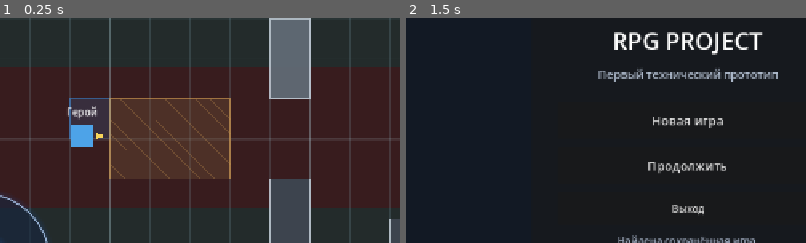
Above: before the commit, frames 1-2 (left to right).
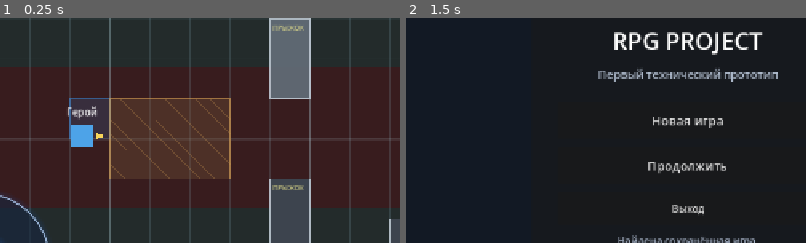
Above: after the commit, the same moments.

Repository: eretenkodaniil16-rgb/rpg-project
Game: Godot game, scene res://scenes/game/game.tscn
Two runs of this game, one before a commit and one after it. Both use one fixed random seed, a clock stepped at 60 frames per second and the inputs below. This scene is started directly instead of the project's main scene.
Inputs:
- Up to frame 1 (0.25 s): no input
- Up to frame 2 (1.5 s): click "ДЕЙСТВИЕ" at 0.5 s; click "МЕНЮ" at 1.25 s
The pictures show only the part of the screen within x 15-65%, y 24-74%; the shares and areas given below are measured in that part.

The runs differ from the first frame. In frame 1, 0.3% of the frame differs, in the area x 68-76%, y 3-77%; in frame 2, nothing differs.

Commit message:
fix: make obstacle cells physical and jump-aware

Diff:
--- a/scripts/game/combat_environment.gd
+++ b/scripts/game/combat_environment.gd
@@ -4,14 +4,17 @@
 const DIFFICULT_COLOR: Color = Color(0.46, 0.34, 0.22, 0.34)
 const HALF_COVER_COLOR: Color = Color(0.38, 0.42, 0.46, 0.94)
 const HEAVY_COVER_COLOR: Color = Color(0.24, 0.27, 0.31, 0.98)
+const INVALID_CELL: Vector2i = Vector2i(-99999, -99999)
 
 var difficult_terrain: Array[Rect2] = []
 var cover_objects: Array[Dictionary] = []
+var _collision_root: Node2D
 
 
 func _ready() -> void:
 	add_to_group("combat_environment")
 	_build_test_lobby_layout()
+	_build_collision_bodies()
 	queue_redraw()
 
 
@@ -21,29 +24,46 @@
 	]
 	cover_objects = [
 		{
+			"id": "low_barricade",
 			"rect": Rect2(621.0, 173.0, 64.0, 128.0),
 			"cover_bonus": 2,
 			"blocks_movement": true,
-			"blocks_line_of_sight": false
+			"blocks_line_of_sight": false,
+			"jumpable": true
 		},
 		{
+			"id": "high_barricade",
 			"rect": Rect2(621.0, 429.0, 64.0, 128.0),
 			"cover_bonus": 5,
 			"blocks_movement": true,
-			"blocks_line_of_sight": false
+			"blocks_line_of_sight": false,
+			"jumpable": true
 		},
 		{
+			"id": "solid_wall",
 			"rect": Rect2(813.0, 493.0, 64.0, 128.0),
 			"cover_bonus": 0,
 			"blocks_movement": true,
-			"blocks_line_of_sight": true
+			"blocks_line_of_sight": true,
+			"jumpable": false
 		}
 	]
 
 
 func is_difficult_position(world_position: Vector2) -> bool:
 	for terrain_rect: Rect2 in difficult_terrain:
-		if terrain_rect.has_point(world_position):
+		if terrain_rect.has_point(to_local(world_position)):
+			return true
+	return false
+
+
+func is_position_blocked(world_position: Vector2, actor_radius: float = 18.0) -> bool:
+	var local_position: Vector2 = to_local(world_position)
+	for obstacle: Dictionary in cover_objects:
+		if not bool(obstacle.get("blocks_movement", false)):
+			continue
+		var rect: Rect2 = obstacle.get("rect", Rect2()) as Rect2
+		if rect.grow(actor_radius).has_point(local_position):
 			return true
 	return false
 
@@ -51,19 +71,68 @@
 func is_cell_blocked(grid: BattleGrid, cell: Vector2i) -> bool:
 	if grid == null or not grid.is_cell_valid(cell):
 		return true
-	var center: Vector2 = grid.cell_to_world_center(cell)
-	for obstacle: Dictionary in cover_objects:
-		if bool(obstacle.get("blocks_movement", false)) and (obstacle.get("rect", Rect2()) as Rect2).has_point(center):
-			return true
-	return false
+	var size: float = grid.get_cell_size()
+	var center: Vector2 = to_local(grid.cell_to_world_center(cell))
+	var cell_rect := Rect2(center - Vector2(size, size) * 0.5, Vector2(size, size)).grow(-2.0)
+	for obstacle: Dictionary in cover_objects:
+		if bool(obstacle.get("blocks_movement", false)) and (obstacle.get("rect", Rect2()) as Rect2).intersects(cell_rect):
+			return true
+	return false
+
+
+func is_jumpable_cell(grid: BattleGrid, cell: Vector2i) -> bool:
+	if grid == null or not grid.is_cell_valid(cell):
+		return false
+	var size: float = grid.get_cell_size()
+	var center: Vector2 = to_local(grid.cell_to_world_center(cell))
+	var cell_rect := Rect2(center - Vector2(size, size) * 0.5, Vector2(size, size)).grow(-2.0)
+	for obstacle: Dictionary in cover_objects:
+		if not bool(obstacle.get("blocks_movement", false)):
+			continue
+		if (obstacle.get("rect", Rect2()) as Rect2).intersects(cell_rect):
+			return bool(obstacle.get("jumpable", false))
+	return false
+
+
+func get_jump_landing_cell(
+	grid: BattleGrid,
+	origin_cell: Vector2i,
+	direction: Vector2i,
+	occupied_cells: Dictionary = {},
+	maximum_crossed_cells: int = 2
+) -> Vector2i:
+	if grid == null or direction == Vector2i.ZERO:
+		return INVALID_CELL
+	var crossed_obstacle: bool = false
+	var crossed_cells: int = 0
+	for distance: int in range(1, maximum_crossed_cells + 2):
+		var candidate: Vector2i = origin_cell + direction * distance
+		if not grid.is_cell_valid(candidate):
+			return INVALID_CELL
+		if is_cell_blocked(grid, candidate):
+			if not is_jumpable_cell(grid, candidate):
+				return INVALID_CELL
+			crossed_obstacle = true
+			crossed_cells += 1
+			if crossed_cells > maximum_crossed_cells:
+				return INVALID_CELL
+			continue
+		if not crossed_obstacle:
+			return INVALID_CELL
+		if occupied_cells.has(candidate):
+			return INVALID_CELL
+		return candidate
+	return INVALID_CELL
 
 
 func get_cover(attacker_position: Vector2, target_position: Vector2) -> Dictionary:
+	var start: Vector2 = to_local(attacker_position)
+	var finish: Vector2 = to_local(target_position)
 	var best_bonus: int = 0
 	var total_cover: bool = false
 	for obstacle: Dictionary in cover_objects:
 		var rect: Rect2 = obstacle.get("rect", Rect2()) as Rect2
-		if not _segment_crosses_rect(attacker_position, target_position, rect):
+		if not _segment_crosses_rect(start, finish, rect):
 			continue
 		if bool(obstacle.get("blocks_line_of_sight", false)):
 			total_cover = true
@@ -80,6 +149,27 @@
 	return not bool(get_cover(attacker_position, target_position).get("total_cover", false))
 
 
+func _build_collision_bodies() -> void:
+	_collision_root = Node2D.new()
+	_collision_root.name = "ObstacleCollisions"
+	add_child(_collision_root)
+	for obstacle: Dictionary in cover_objects:
+		if not bool(obstacle.get("blocks_movement", false)):
+			continue
+		var rect: Rect2 = obstacle.get("rect", Rect2()) as Rect2
+		var body := StaticBody2D.new()
+		body.name = "%sCollision" % str(obstacle.get("id", "obstacle")).to_pascal_case()
+		body.position = rect.get_center()
+		body.collision_layer = 1
+		body.collision_mask = 1
+		var shape := RectangleShape2D.new()
+		shape.size = rect.size
+		var collision := CollisionShape2D.new()
+		collision.shape = shape
+		body.add_child(collision)
+		_collision_root.add_child(body)
+
+
 func _segment_crosses_rect(start: Vector2, finish: Vector2, rect: Rect2) -> bool:
 	var distance: float = start.distance_to(finish)
 	var samples: int = maxi(ceili(distance / 8.0), 1)
@@ -102,6 +192,8 @@
 		var color: Color = HEAVY_COVER_COLOR if blocks_sight or bonus >= 5 else HALF_COVER_COLOR
 		draw_rect(rect, color, true)
 		draw_rect(rect, Color(0.76, 0.8, 0.84, 0.86), false, 2.0)
+		if bool(obstacle.get("jumpable", false)):
+			draw_string(ThemeDB.fallback_font, rect.position + Vector2(4.0, 18.0), "ПРЫЖОК", HORIZONTAL_ALIGNMENT_LEFT, rect.size.x - 8.0, 11, Color(0.9, 0.88, 0.55, 0.8))
 
 
 func _draw_cross_hatch(rect: Rect2) -> void:
